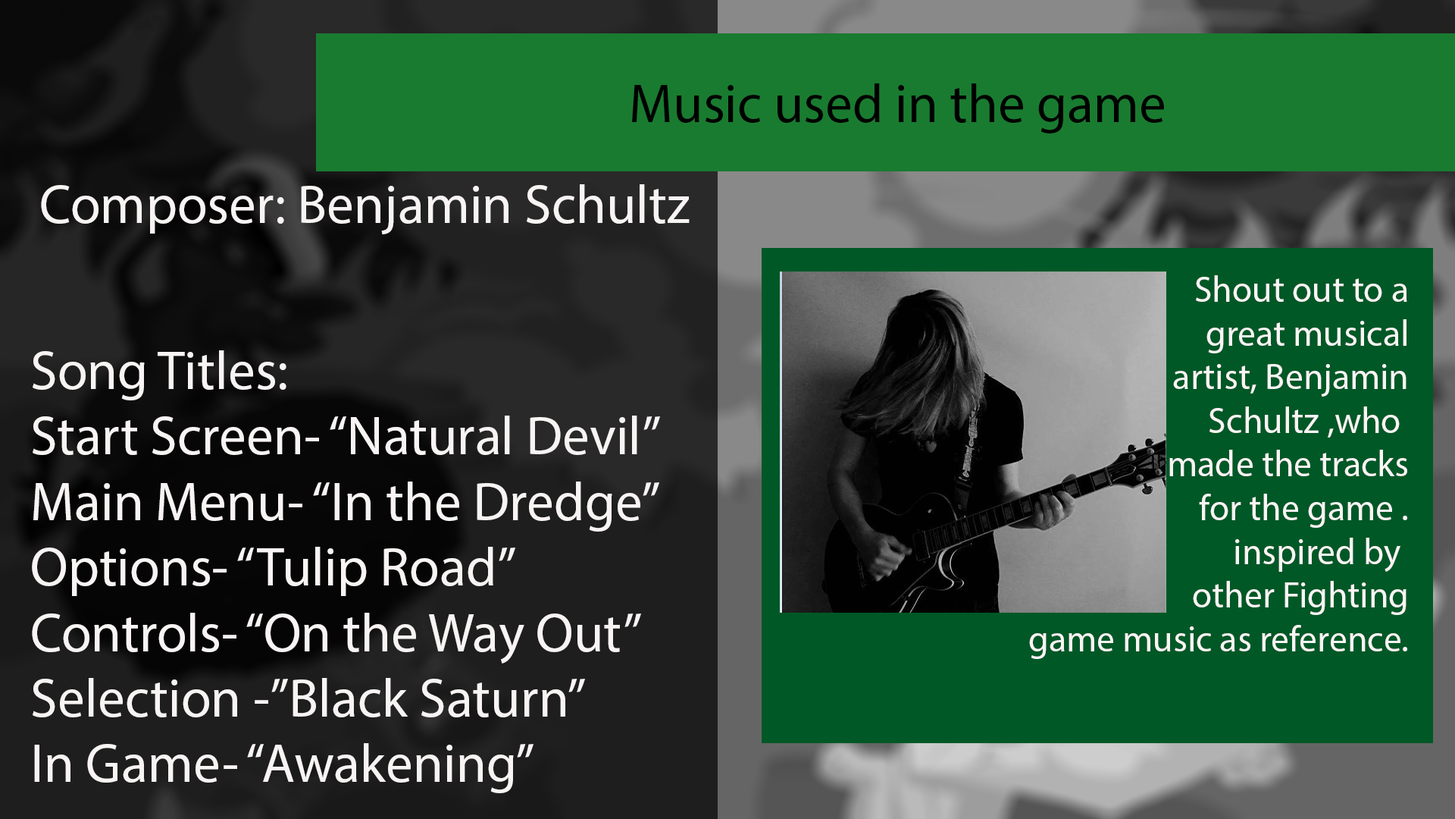
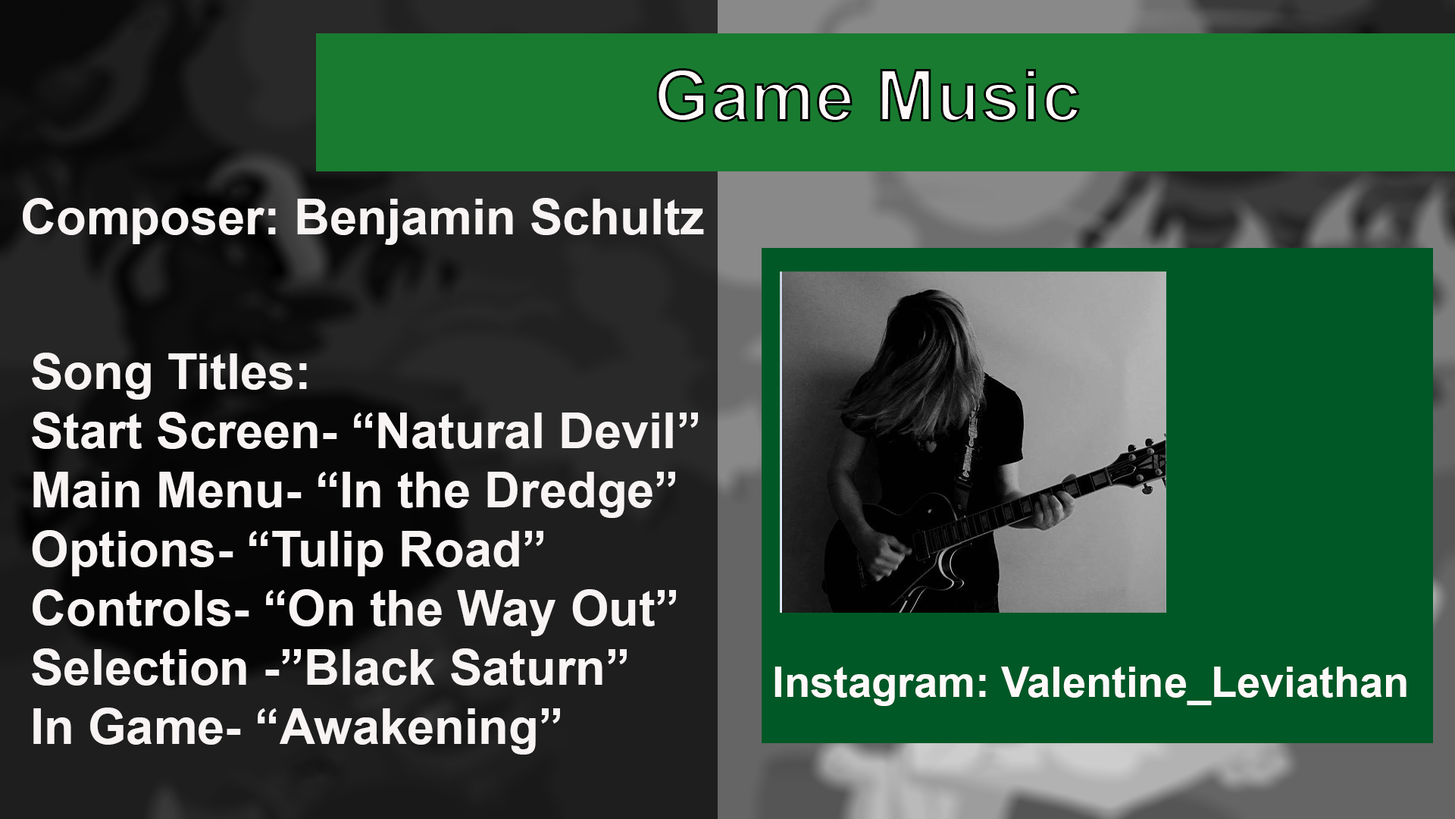
Layered file, before and after one edit (1455 × 819). Changes by layer:
added layer "Instagram: Valentine_Leviathan" above "ben2" over [774, 666, 1407, 706]
removed layer "Shout out to a great musical artist, Benjamin Schultz ,who mad" over [1029, 275, 1408, 659]
painted on "Composer: Benjamin Schultz" over [22, 184, 705, 245]
painted on "Song Titles: Start Screen- “Natural Devil” Main Menu- “In the D" over [31, 350, 699, 793]
renamed "Music used in the game" to "Game Music", painted on it over [632, 68, 1165, 134]
